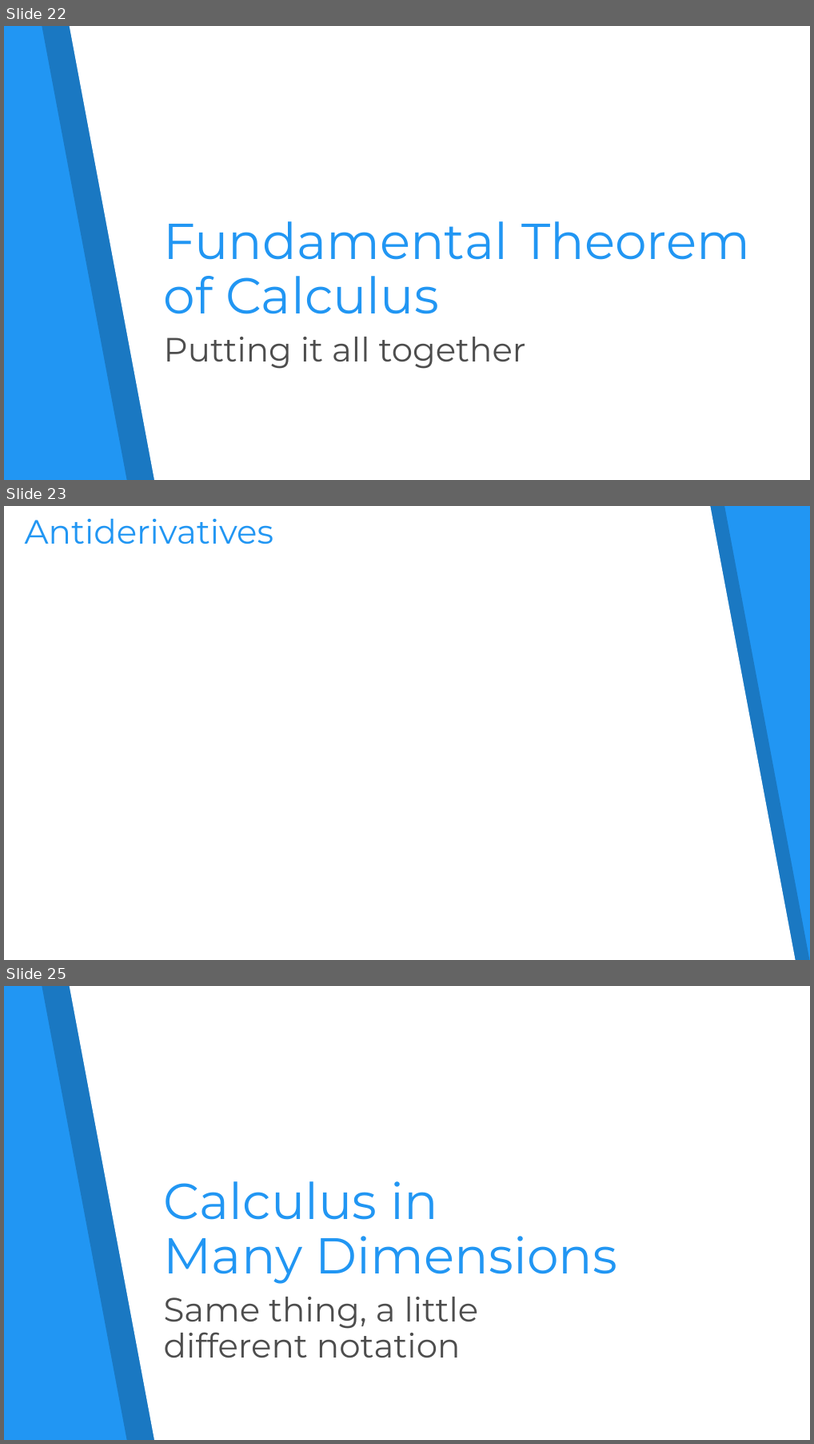
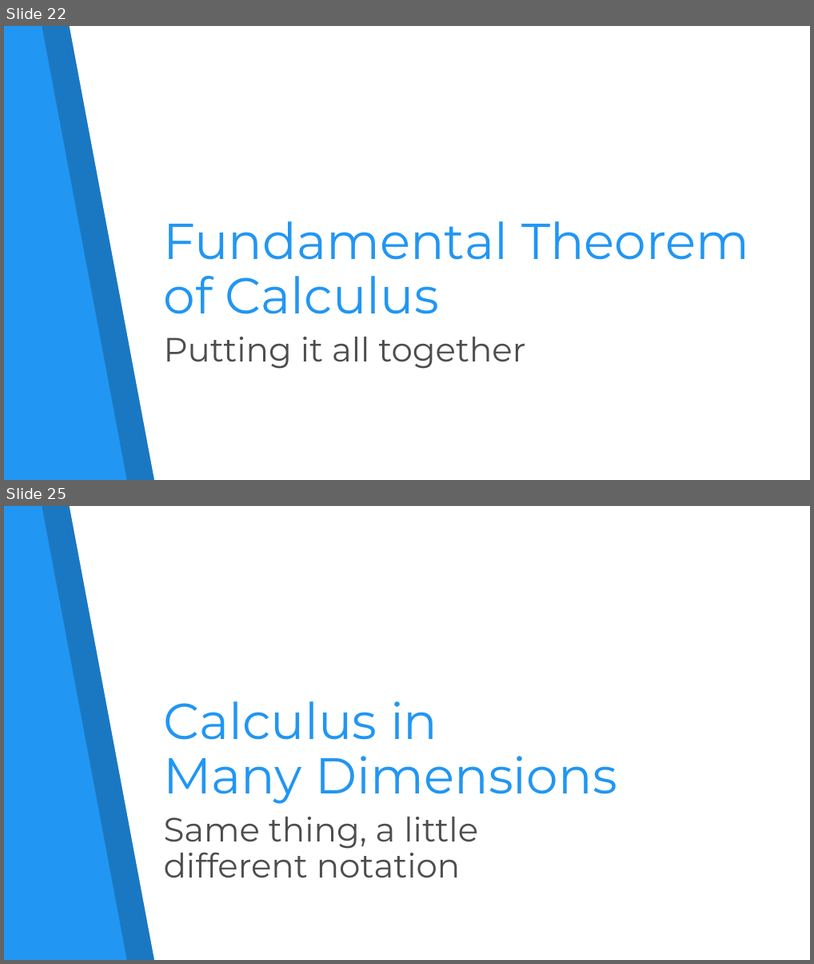
Before and after one commit to aquaruiz/Math_Concepts, a slide deck: 08. Calculus-Exercise/07. Calculus.pptx. Shown one above the other, each under a label of ours: slides 22, 23 and 25 before the commit, slides 22 and 25 after it; the slides between them are not shown. The pictures are 814x1444 and 814x964 pixels, drawn with LibreOffice and Linux fonts; fonts in the diff are those of the drawing; grey boxes stand for pictures. Boxes give left, top, right and bottom in pixels: in the first picture for what was removed or moved away, otherwise in the second. Text is boxed around its words. In the diff, an @@ line names an element or a change of style, - is before the commit and + after.

```diff
--- a/08. Calculus-Exercise/07. Calculus.pptx
+++ b/08. Calculus-Exercise/07. Calculus.pptx
@@ slide 23 removed at (4,506,810,960), background #2196F3 @@
@@ freeform shape removed at (4,506,810,960) @@
@@ freeform shape removed at (4,506,796,960) @@
@@ title removed at (25,519,274,544) @@
-Antiderivatives
```
Also in this commit, not shown: 19 slides changed, 6 slides added, 5 other slides removed.
